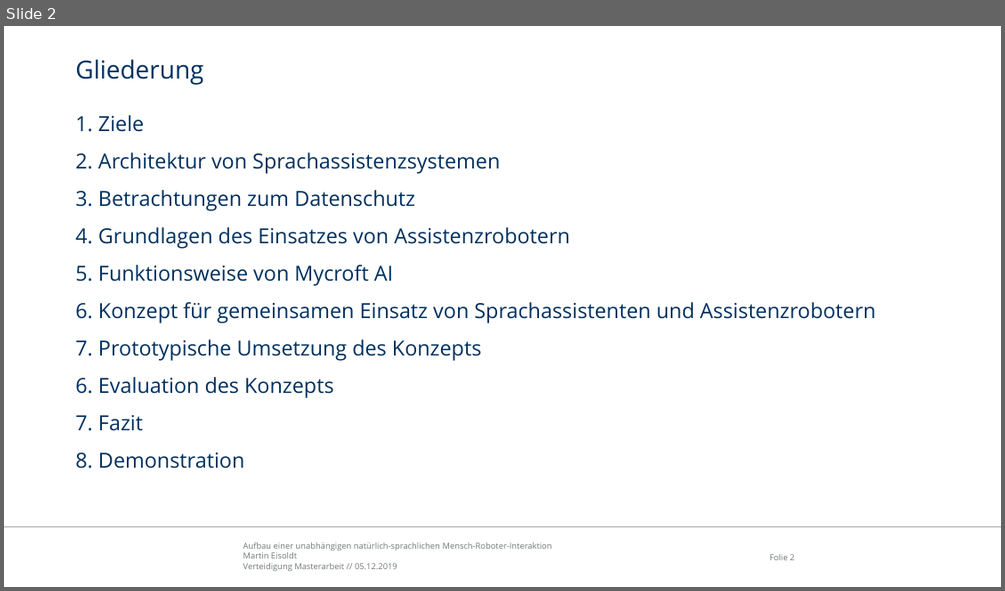
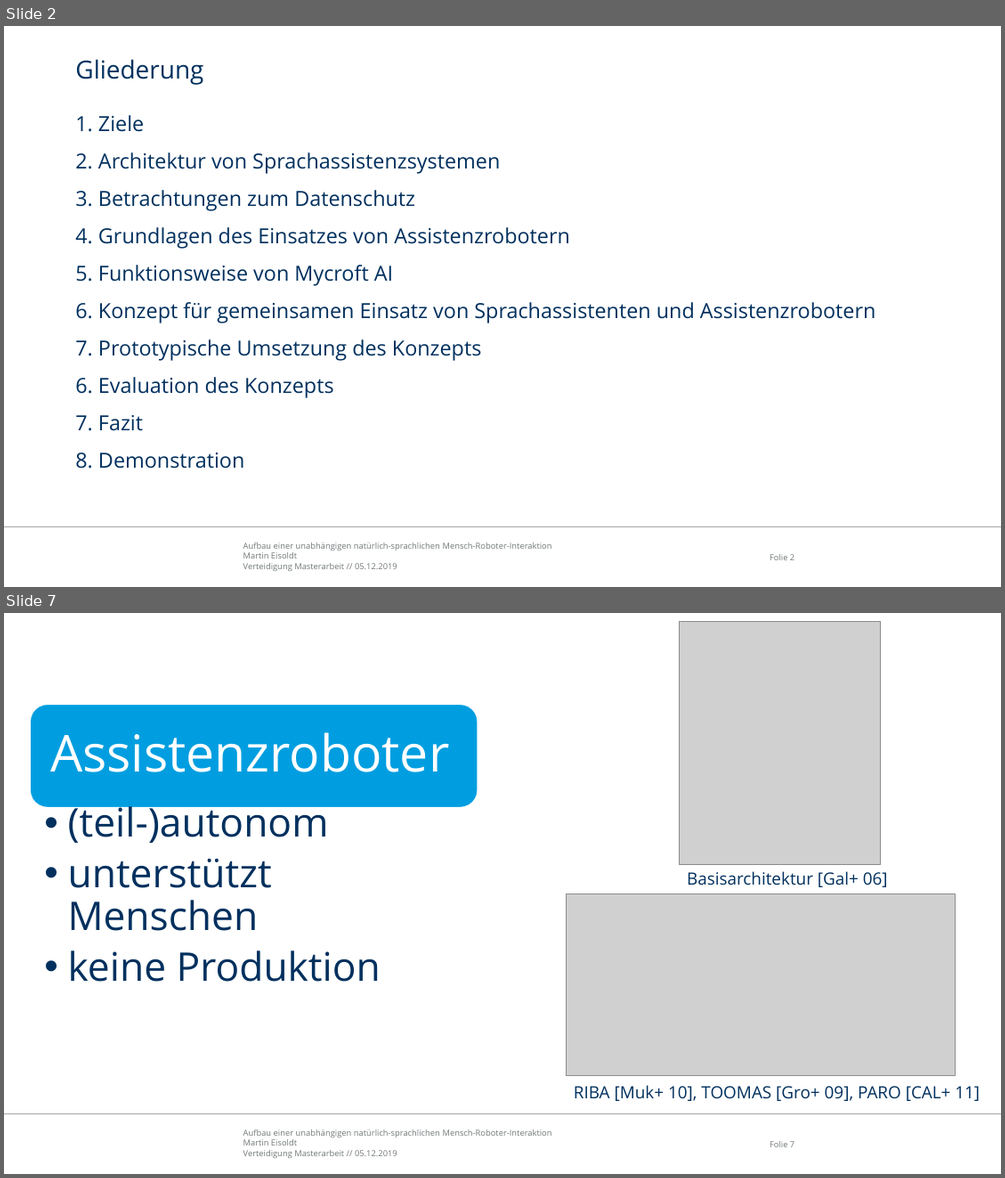
Before and after one commit to edegeyer/masterarbeit, a slide deck: verteidigung/verteidigung.pptx. Shown one above the other, each under a label of ours: slide 2 before the commit, slides 2 and 7 after it; the slides between them are not shown. The pictures are 1005x591 and 1005x1178 pixels, drawn with LibreOffice and Linux fonts; fonts in the diff are those of the drawing; grey boxes stand for pictures; background and template pictures are left out. Boxes give left, top, right and bottom in pixels: in the first picture for what was removed or moved away, otherwise in the second. Text is boxed around its words. In the diff, an @@ line names an element or a change of style, - is before the commit and + after.

```diff
--- a/verteidigung/verteidigung.pptx
+++ b/verteidigung/verteidigung.pptx
@@ slide 7 added at bbox=[4, 613, 1001, 1174], background #FFFFFF; not listed: 3 template elements that a slide beside it also shows @@
@@ picture added at bbox=[680, 621, 881, 864] @@
@@ rounded rectangle added at bbox=[30, 705, 477, 807], fill #009EE0, outline #FFFFFF 1 pt @@
@@ text added at bbox=[50, 732, 449, 772], 49 pt, text #FFFFFF @@
+Assistenzroboter
@@ text added at bbox=[68, 800, 380, 981], 38 pt, text #00305E @@
+  • (teil-)autonom
+  • unterstützt Menschen
+  • keine Produktion
@@ text added at bbox=[687, 871, 888, 887], 16.2 pt, text #00305E @@
+Basisarchitektur [Gal+ 06]
@@ picture added at bbox=[566, 893, 955, 1075] @@
@@ text added at bbox=[574, 1085, 979, 1101], 16.2 pt, text #00305E @@
+RIBA [Muk+ 10], TOOMAS [Gro+ 09], PARO [CAL+ 11]
```
Also in this commit, not shown: 15 other slides added, 3 slides removed.
